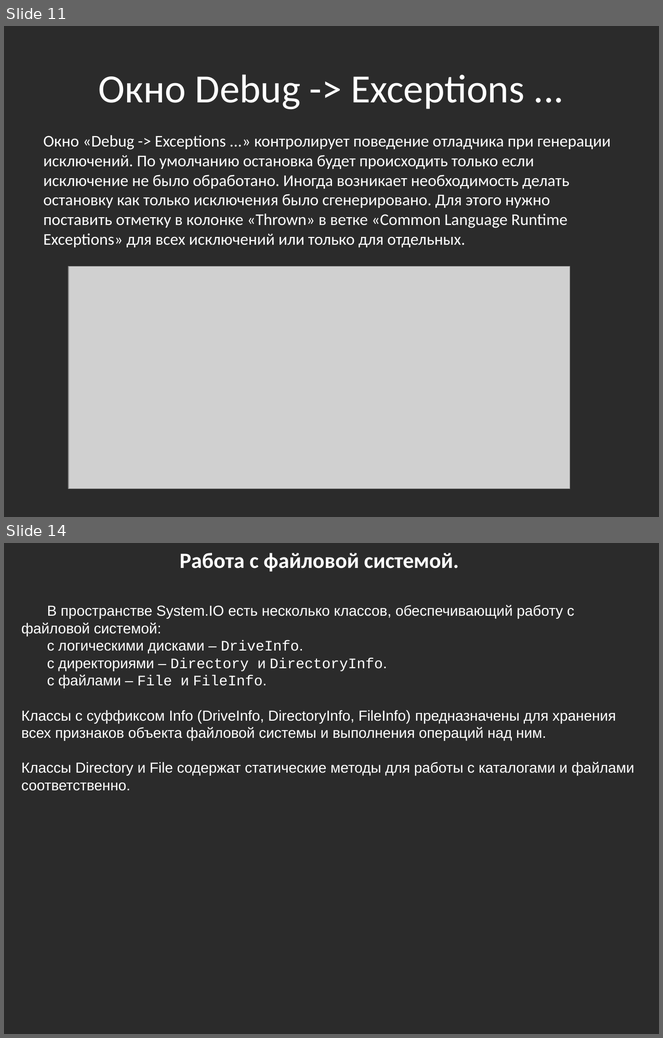
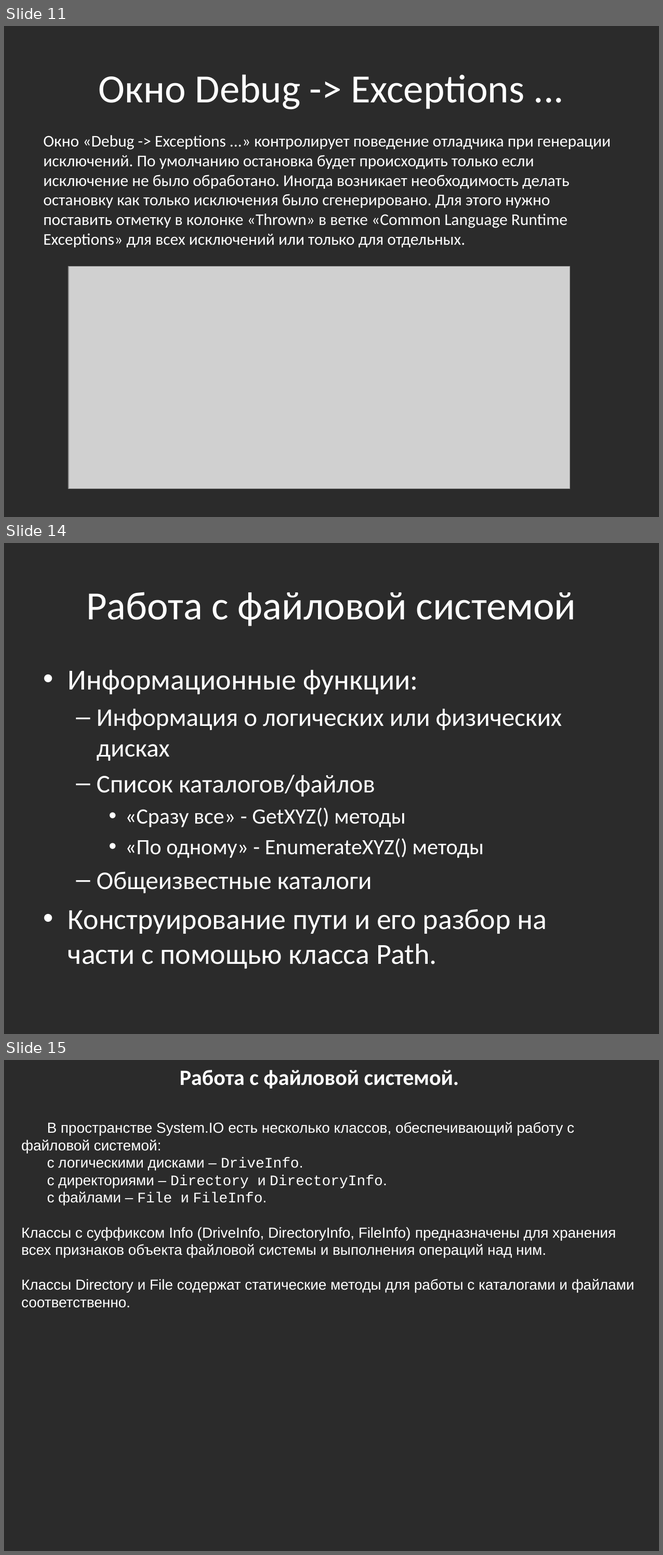
Before and after one commit to bazile/Training, a slide deck: Presentation/lesson-04-io.pptx. Shown one above the other, each under a label of ours: slides 11 and 14 before the commit, slides 11, 14 and 15 after it; the slides between them are not shown. The pictures are 663x1038 and 663x1555 pixels, drawn with LibreOffice and Linux fonts; fonts in the diff are those of the drawing; grey boxes stand for pictures; background and template pictures are left out; a plain dark background stands for a picture behind light text. Boxes give left, top, right and bottom in pixels: in the first picture for what was removed or moved away, otherwise in the second. Text is boxed around its words. In the diff, an @@ line names an element or a change of style, - is before the commit and + after.

```diff
--- a/Presentation/lesson-04-io.pptx
+++ b/Presentation/lesson-04-io.pptx
@@ slide 14 added at bbox=[4, 543, 659, 1034], background picture (left out) @@
@@ title added at bbox=[86, 592, 577, 626], 44 pt, text #FFFFFF @@
+Работа с файловой системой
@@ text added at bbox=[68, 670, 562, 969], 28 pt, text #FFFFFF @@
+• Информационные функции:
+  – Информация о логических или физических дисках
+  – Список каталогов/файлов
+    • «Сразу все» - GetXYZ() методы
+    • «По одному» - EnumerateXYZ() методы
+  – Общеизвестные каталоги
+• Конструирование пути и его разбор на части с помощью класса Path.
@@ what was slide 14 is now slide 15 @@
```
Also in this commit, not shown: 7 slides changed, 5 other slides added, 2 other files.
